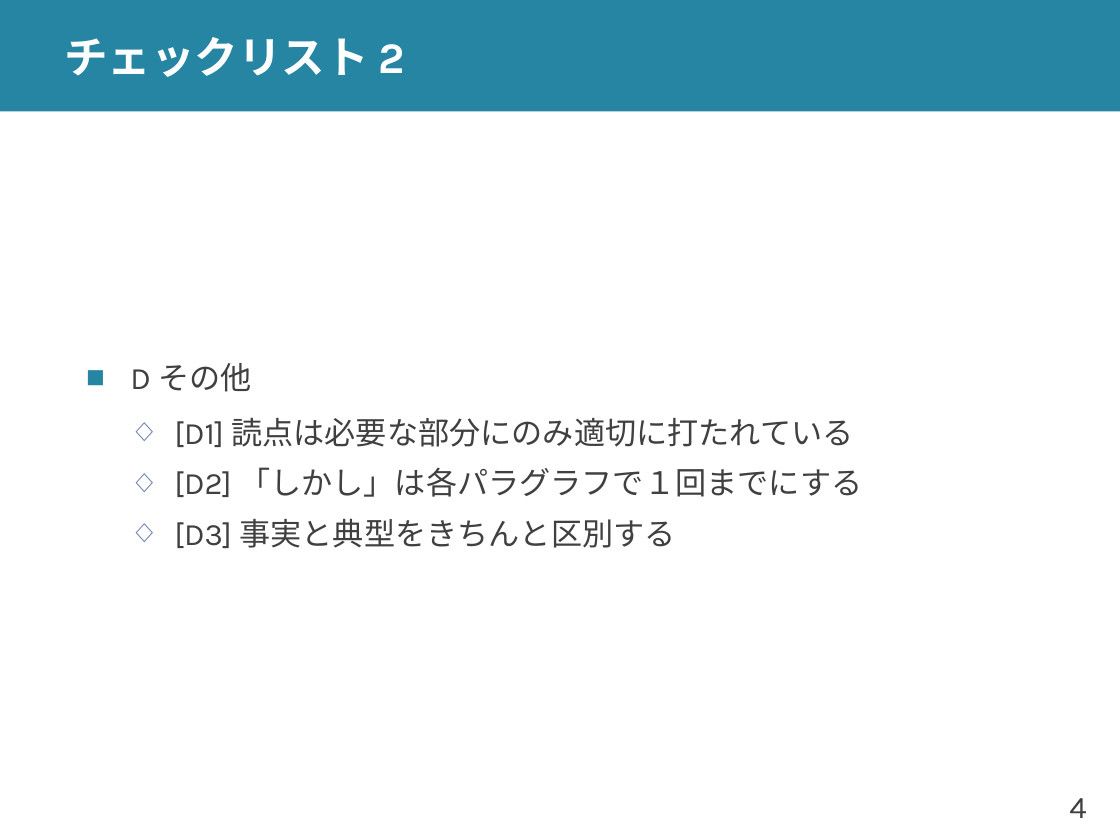
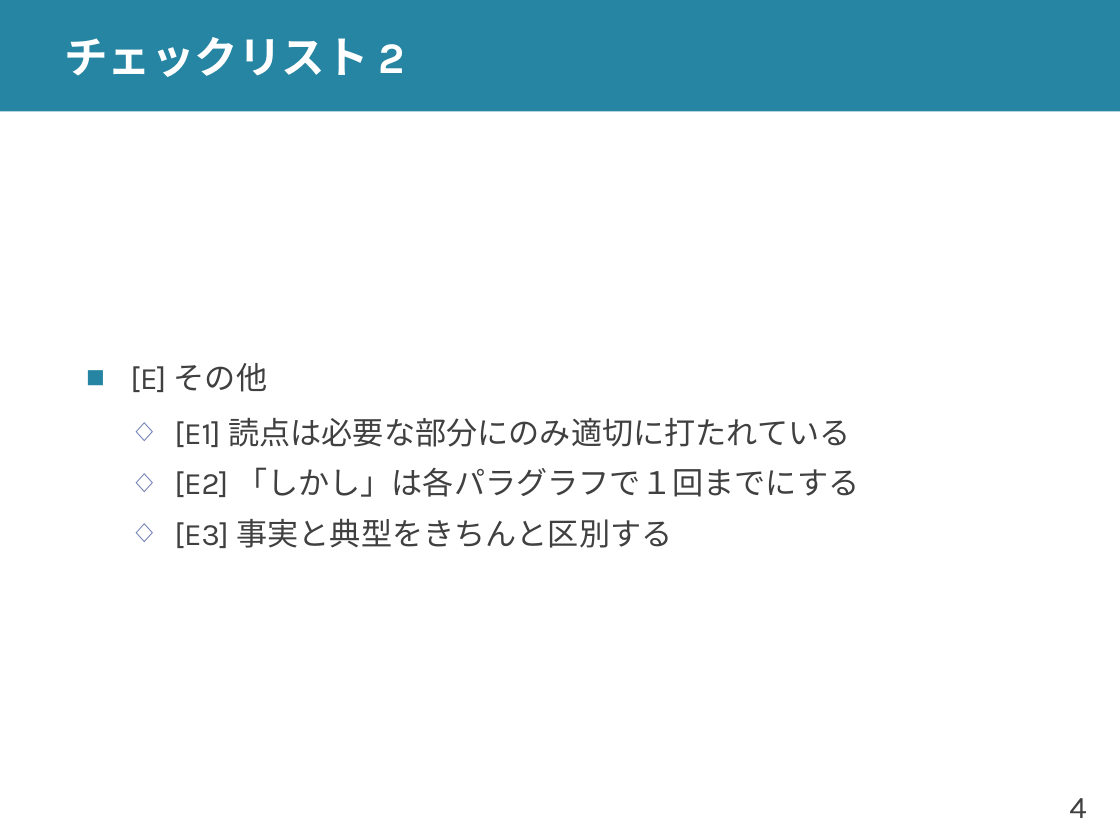
Before and after one commit to shioya-lab/how-to, a slide deck: slide 4 of writing.pptx. Drawn at 1120x840 pixels with LibreOffice and Linux fonts; fonts in the diff are those of the drawing. Boxes give left, top, right and bottom in pixels: in the first picture for what was removed or moved away, otherwise in the second. Text is boxed around its words. In the diff, an @@ line names an element or a change of style, - is before the commit and + after.

```diff
--- a/writing.pptx
+++ b/writing.pptx
@@ text at (x1=130, y1=363, x2=859, y2=548): text changed @@
-■ D その他
-  ◇ [D1] 読点は必要な部分にのみ適切に打たれている
-  ◇ [D2] 「しかし」は各パラグラフで１回までにする
-  ◇ [D3] 事実と典型をきちんと区別する
+■ [E] その他
+  ◇ [E1] 読点は必要な部分にのみ適切に打たれている
+  ◇ [E2] 「しかし」は各パラグラフで１回までにする
+  ◇ [E3] 事実と典型をきちんと区別する
```
Also in this commit, not shown: 10 other slides changed, 1 other file.
